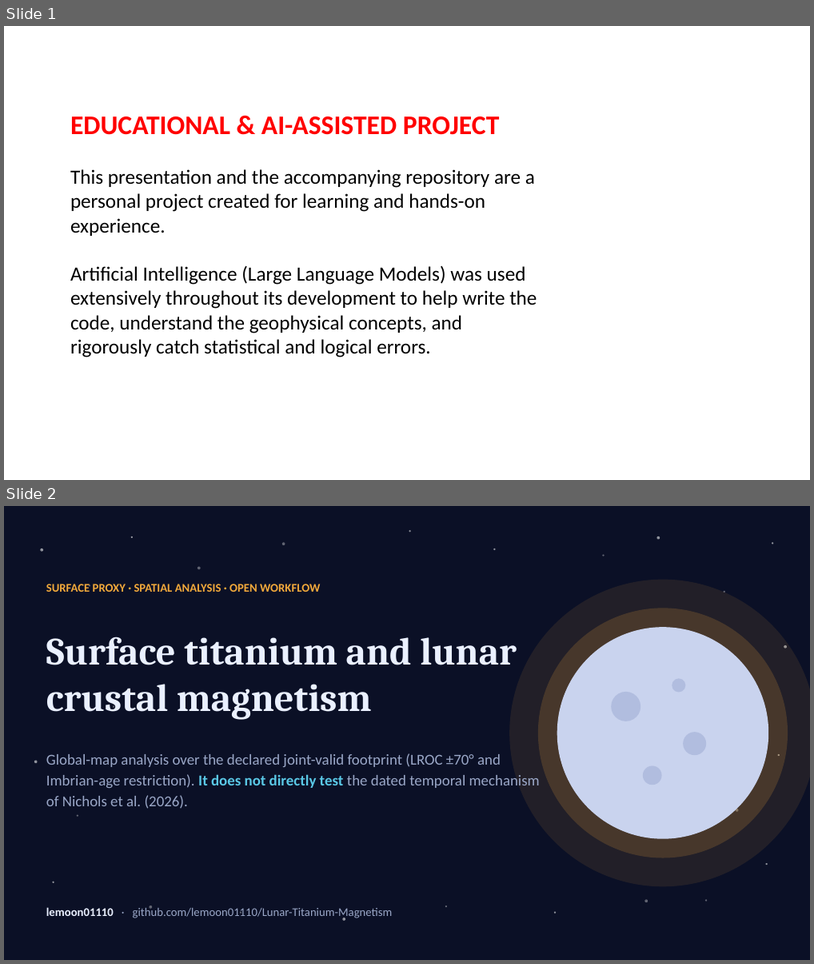
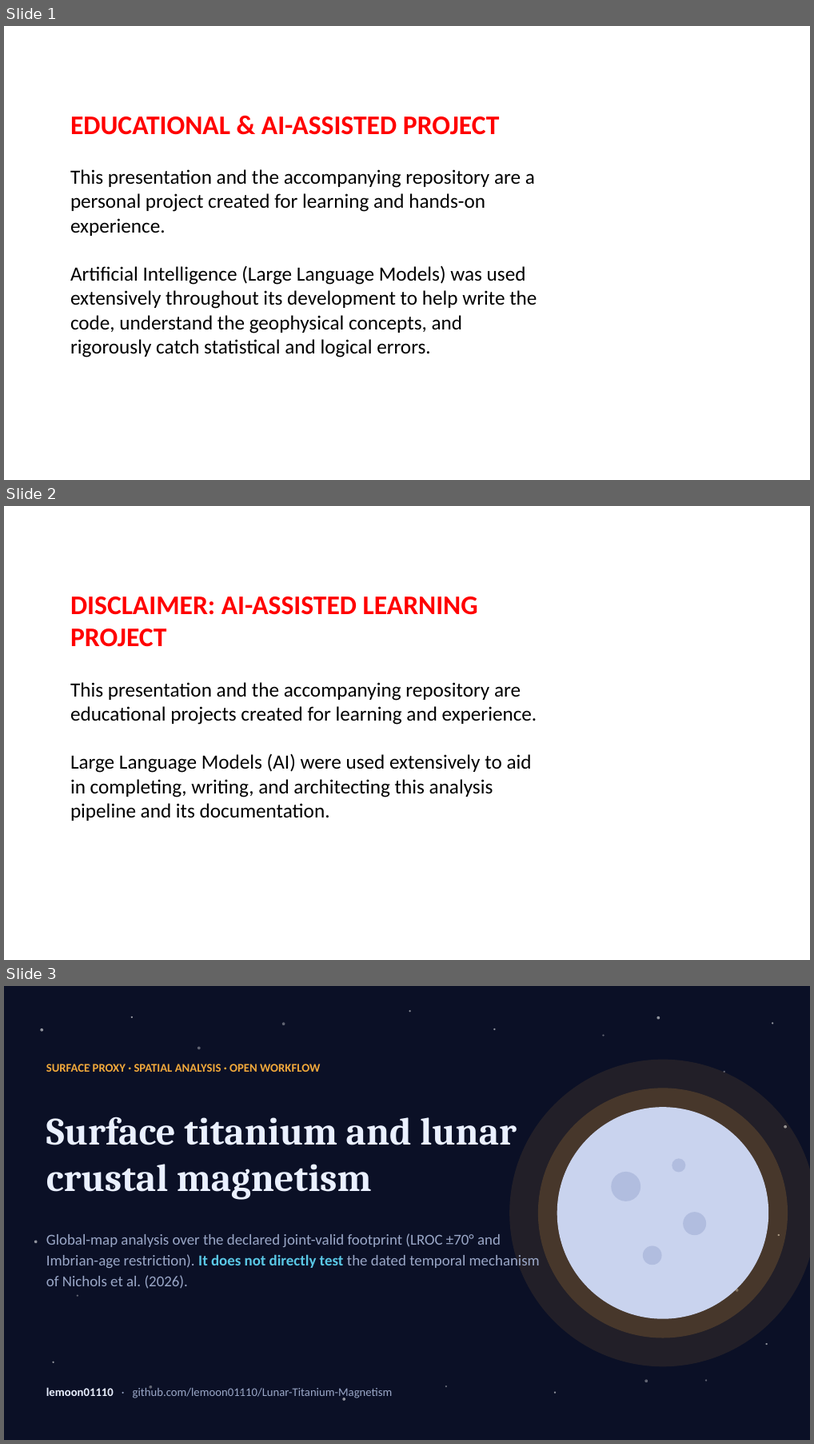
Before and after one commit to lemoon01110/Lunar-Titanium-Magnetism, a slide deck: Paper-and-Pitch/Pitch.pptx. Shown one above the other, each under a label of ours: slides 1 and 2 before the commit, slides 1, 2 and 3 after it. The pictures are 814x964 and 814x1444 pixels, drawn with LibreOffice and Linux fonts; fonts in the diff are those of the drawing. Boxes give left, top, right and bottom in pixels: in the first picture for what was removed or moved away, otherwise in the second. Text is boxed around its words. In the diff, an @@ line names an element or a change of style, - is before the commit and + after.

```diff
--- a/Paper-and-Pitch/Pitch.pptx
+++ b/Paper-and-Pitch/Pitch.pptx
@@ slide 2 added at bbox=[4, 506, 810, 960], background #FFFFFF @@
@@ text added at bbox=[70, 596, 538, 820], 24 pt, text #000000 @@
+DISCLAIMER: AI-ASSISTED LEARNING PROJECT
+This presentation and the accompanying repository are educational projects created for learning and experience.
+Large Language Models (AI) were used extensively to aid in completing, writing, and architecting this analysis pipeline and its documentation.
@@ what was slide 2 is now slide 3 @@
```
Also in this commit, not shown: 3 slides changed.
